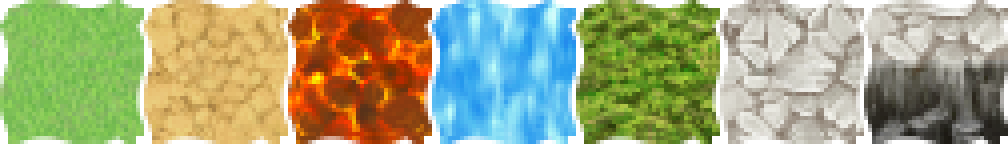
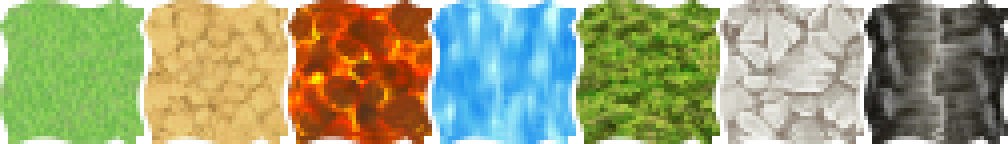
Revision of a layered (1008, 144) image; what changed, layer by layer:
added layer "Layer 11 copy" in group "Group 1" over [872, 8, 1004, 144]
renamed "Layer 8 copy" to "Layer 11 copy 2", painted on it over [864, 0, 1008, 144]
